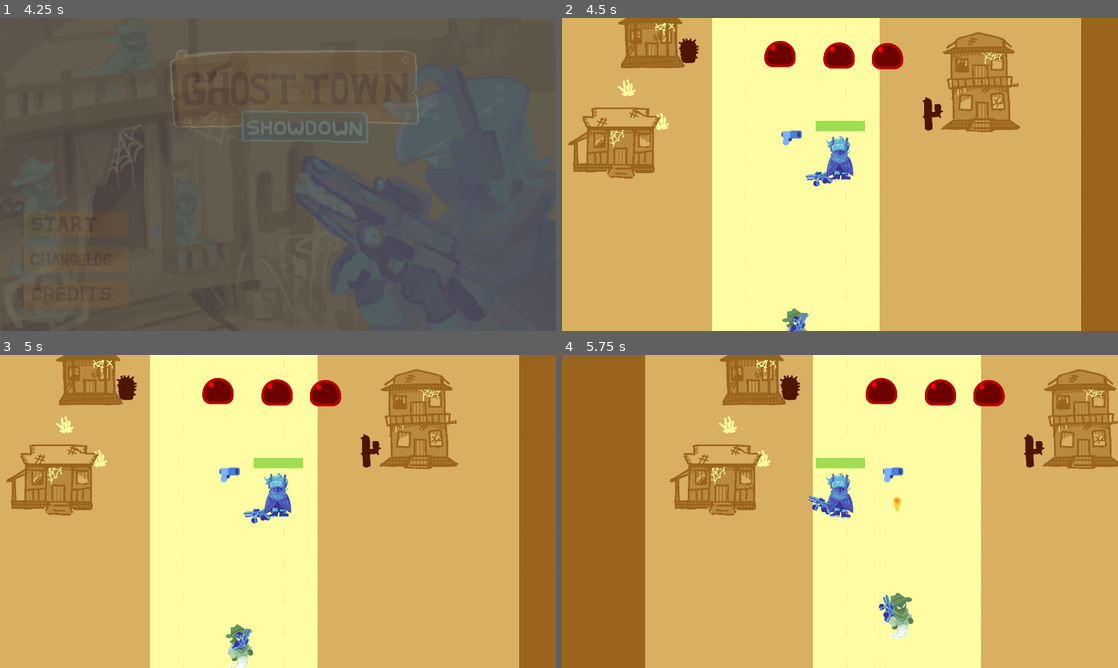
Above: before the commit, frames 1-4 (two rows, left to right).
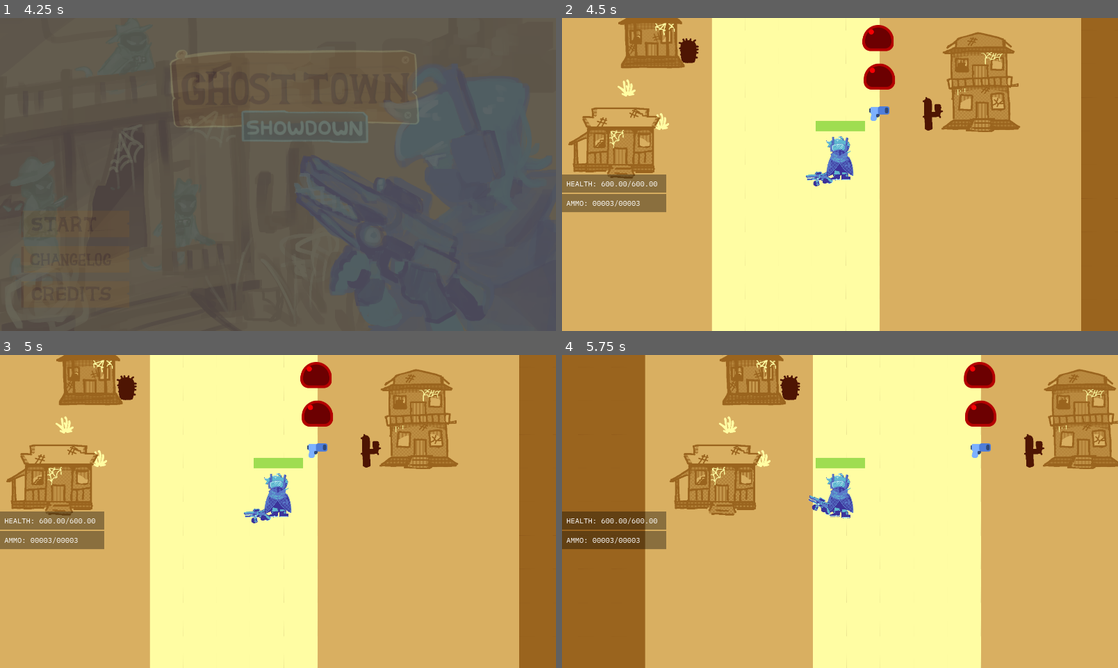
Above: after the commit, the same moments.

Repository: mid-at-coding/imgd-game
Game: Godot game, scene res://scenes/splash_screen.tscn
The game is run twice, just before and just after one commit, with the same random seed, the same clock (stepped at 60 frames per second) and the same inputs.
Inputs (mouse positions are in pixels of both pictures, inside the frame that each line leads up to):
- Up to frame 1 (4.25 s): tap Enter (accept_pickup) at 0.5, 1.35, 2, 2.85 s; move the mouse to (400, 158) at 0.52 s; hold D (move_right) 0.53-1.28 s; hold Enter (accept_pickup) 0.53-1.28 s; click (400, 158) at 0.67 s; move the mouse to (166, 190) at 1.27 s; hold S (move_down) 1.28-2.03 s; move the mouse to (333, 105) at 2.02 s; hold D (move_right) 2.03-2.78 s; hold Enter (accept_pickup) 2.03-2.78 s; move the mouse to (250, 237) at 2.77 s; hold W (move_up) 2.78-3.53 s; click (250, 237) at 2.92 s; move the mouse to (444, 221) at 3.52 s; hold A (move_left) from 3.53 s (still down); hold Enter (accept_pickup) from 3.53 s (still down)
- Up to frame 2 (4.5 s): release A (move_left) at 4.25 s; release Enter (accept_pickup) at 4.25 s; click (639, 224) at 4.25 s
- Up to frame 3 (5 s): no input
- Up to frame 4 (5.75 s): move the mouse to (673, 464) at 5.02 s; hold A (move_left) from 5.03 s (still down); tap Enter (accept_pickup) at 5.1 s

Frame 1 is identical in both runs. In frame 2, 4.5% of the frame differs, in the area x 0-62%, y 2-100%; in frame 3, 4.7%; in frame 4, 4.9%, in the area x 0-80%, y 2-91%.

Commit message:
feat: added barebones UI

Diff:
--- a/game/scenes/level1_game.tscn
+++ b/game/scenes/level1_game.tscn
@@ -10,8 +10,6 @@
 [ext_resource type="PackedScene" uid="uid://dvju3jcfcynad" path="res://scenes/saloon.tscn" id="7_a8y81"]
 [ext_resource type="PackedScene" uid="uid://b8447letixese" path="res://scenes/door.tscn" id="8_vq7yb"]
 [ext_resource type="PackedScene" uid="uid://dtt6j3lit86i4" path="res://scenes/pickup.tscn" id="10_lw0rm"]
-[ext_resource type="PackedScene" uid="uid://4a4h5aa2xyig" path="res://scenes/mob.tscn" id="10_nbohw"]
-[ext_resource type="PackedScene" uid="uid://xp88v303vdqs" path="res://scenes/parameter_gun.tscn" id="11_3ttha"]
 [ext_resource type="Texture2D" uid="uid://cswb5do8rrj7q" path="res://assets/art/pistol.png" id="11_kbsvw"]
 [ext_resource type="Script" uid="uid://c6i4d2u6eqgrw" path="res://scripts/level1_game_pickup_sprite.gd" id="12_rkm4h"]
 [ext_resource type="Script" uid="uid://bx7gx2juhxy5s" path="res://scripts/bullet_data.gd" id="12_uqpmc"]
@@ -73,28 +71,6 @@
 health = 0
 metadata/_custom_type_script = "uid://7nwxxdev5n8t"
 
-[sub_resource type="Resource" id="Resource_fjrip"]
-script = ExtResource("14_kbsvw")
-shoot = 1
-speed = 150
-spriteName = "Slime"
-ownerMask = 1
-metadata/_custom_type_script = "uid://d1746gglsvtso"
-
-[sub_resource type="Resource" id="Resource_lw0rm"]
-script = ExtResource("12_uqpmc")
-owner = 1
-metadata/_custom_type_script = "uid://bx7gx2juhxy5s"
-
-[sub_resource type="Resource" id="Resource_7cd6e"]
-script = ExtResource("13_aq4rc")
-fire_rate = 1
-bullets = 1
-bullet = SubResource("Resource_lw0rm")
-metadata/_custom_type_script = "uid://2hlvq8ucffqs"
-
-[sub_resource type="WorldBoundaryShape2D" id="WorldBoundaryShape2D_1donq"]
-
 [node name="Game" type="Node2D" unique_id=1823023380]
 y_sort_enabled = true
 script = ExtResource("1_tiom6")
@@ -150,7 +126,7 @@
 position = Vector2(-1, 98)
 
 [node name="Pickup" parent="." unique_id=1561076725 instance=ExtResource("10_lw0rm")]
-position = Vector2(955, 986)
+position = Vector2(1258, 903)
 diff = SubResource("Resource_pg2rt")
 type = 1
 create_hover = true
@@ -163,7 +139,7 @@
 script = ExtResource("12_rkm4h")
 
 [node name="Pickup2" parent="." unique_id=1492556882 instance=ExtResource("10_lw0rm")]
-position = Vector2(915, 697)
+position = Vector2(1258, 775)
 diff = SubResource("Resource_rkm4h")
 create_hover = true
 
@@ -176,7 +152,7 @@
 script = ExtResource("12_rkm4h")
 
 [node name="Pickup3" parent="." unique_id=1820550585 instance=ExtResource("10_lw0rm")]
-position = Vector2(1119, 702)
+position = Vector2(1254, 642)
 diff = SubResource("Resource_ve1sm")
 type = 2
 create_hover = true
@@ -190,7 +166,7 @@
 script = ExtResource("12_rkm4h")
 
 [node name="Pickup4" parent="." unique_id=649577813 instance=ExtResource("10_lw0rm")]
-position = Vector2(1286, 704)
+position = Vector2(1255, 502)
 diff = SubResource("Resource_elns2")
 type = 2
 create_hover = true
@@ -203,17 +179,4 @@
 texture = ExtResource("16_rkm4h")
 script = ExtResource("12_rkm4h")
 
-[node name="Mob" parent="." unique_id=1758012314 instance=ExtResource("10_nbohw")]
-position = Vector2(968, 1719)
-creature_data = SubResource("Resource_fjrip")
-
-[node name="ParameterGun" parent="Mob" unique_id=941152522 instance=ExtResource("11_3ttha")]
-position = Vector2(-19, 3)
-gun_data = SubResource("Resource_7cd6e")
-target = 1
-
-[node name="CollisionShape2D" type="CollisionShape2D" parent="." unique_id=1709796092]
-position = Vector2(968, 1719)
-shape = SubResource("WorldBoundaryShape2D_1donq")
-
 [editable path="Doors/Door_Saloon"]
--- a/game/scenes/player.tscn
+++ b/game/scenes/player.tscn
@@ -6,6 +6,8 @@
 [ext_resource type="PackedScene" uid="uid://xp88v303vdqs" path="res://scenes/parameter_gun.tscn" id="3_qhqgy"]
 [ext_resource type="Script" uid="uid://bx7gx2juhxy5s" path="res://scripts/bullet_data.gd" id="4_qlg0r"]
 [ext_resource type="Script" uid="uid://2hlvq8ucffqs" path="res://scripts/gun_data.gd" id="5_tuyoq"]
+[ext_resource type="Script" uid="uid://c5qutix84lema" path="res://scripts/happy_boo_vitals_display.gd" id="7_smehm"]
+[ext_resource type="Theme" uid="uid://bavulhgkdvqfg" path="res://themes/pickupLabel.tres" id="8_ur7pv"]
 
 [sub_resource type="Resource" id="Resource_lw0rm"]
 script = ExtResource("2_tuyoq")
@@ -34,6 +36,13 @@
 
 [sub_resource type="StyleBoxFlat" id="StyleBoxFlat_a5sny"]
 bg_color = Color(0.623529, 0.866667, 0.317647, 1)
+
+[sub_resource type="StyleBoxFlat" id="StyleBoxFlat_y4r1p"]
+content_margin_left = 15.0
+content_margin_top = 15.0
+content_margin_right = 15.0
+content_margin_bottom = 15.0
+bg_color = Color(0, 0, 0, 0.3647059)
 
 [node name="Player" type="CharacterBody2D" unique_id=1546396198]
 motion_mode = 1
@@ -72,4 +81,30 @@
 value = 100.0
 show_percentage = false
 
+[node name="VitalsDisplay" type="VBoxContainer" parent="." unique_id=2111633980]
+unique_name_in_owner = true
+z_index = 3
+offset_left = -960.0
+offset_right = -600.0
+offset_bottom = 314.0
+script = ExtResource("7_smehm")
+
+[node name="HealthDisplay" type="RichTextLabel" parent="VitalsDisplay" unique_id=1104343476]
+clip_contents = false
+layout_mode = 2
+theme = ExtResource("8_ur7pv")
+theme_override_styles/normal = SubResource("StyleBoxFlat_y4r1p")
+text = "HEALTH"
+fit_content = true
+scroll_active = false
+
+[node name="AmmoDisplay" type="RichTextLabel" parent="VitalsDisplay" unique_id=1716619253]
+clip_contents = false
+layout_mode = 2
+theme = ExtResource("8_ur7pv")
+theme_override_styles/normal = SubResource("StyleBoxFlat_y4r1p")
+text = "AMMO"
+fit_content = true
+scroll_active = false
+
 [connection signal="health_depleted" from="HappyBoo" to="." method="_on_happy_boo_health_depleted"]
--- a/game/scripts/happy_boo.gd
+++ b/game/scripts/happy_boo.gd
@@ -1,39 +1,47 @@
 # This script plays idle and walk animations
 # Parameters:
-#   damage_rate: How much damage to take per second per enemy
 # Tree:
 # [happy_boo] : Node2D
-# |_ %AnimationPlayer : AnimationPlayer
+# |_ $AnimatedSprite2D : AnimatedSprite2D
 # |_ %HealthBar : ProgressBar
+# |_ %VitalsDisplay : Implements .display(Creature)
 # |_ %HurtBox : Area2D
 # TODO adjust happyboo code to be new Player code (code that uses %AnimationPlayer are old)
 extends Node2D
 
 signal health_depleted
-@export var damage_rate = 6.0
-@onready var animated_sprite_2d: AnimatedSprite2D = $AnimatedSprite2D
+var _last_creature_read : float = 0.2
+const _creature_read_time : float = 0.1
 
 # Plays idle animation
 func play_idle():
-	animated_sprite_2d.play("idle")
-	%AnimationPlayer.play("idle")
-
+	$AnimatedSprite2D.play("idle")
 
 # Plays walk animation
 func play_walk():
-	animated_sprite_2d.play("walk")
-	%AnimationPlayer.play("walk")
+	$AnimatedSprite2D.play("walk")
 
 # There is no hurt animation, currently
 func play_hurt(health):
 	%HealthBar.value = health
 
+# Update UI
+func _creature_read():
+	var creature : Creature = get_parent()
+	%HealthBar.value = creature.health
+	%HealthBar.max_value = creature.creature_data.maxhealth
+	%VitalsDisplay.display(creature)
+
 # Update sprite
-func _physics_process(_delta: float) -> void:
+func _physics_process(delta: float) -> void:
+	_last_creature_read += delta
+	if (_last_creature_read > _creature_read_time):
+		_last_creature_read = 0
+		_creature_read()
 	var direction := Input.get_axis("move_left", "move_right")
 	# Flip based on input direction
 	if direction != 0:
-		animated_sprite_2d.flip_h = direction > 0
+		$AnimatedSprite2D.flip_h = direction > 0
 
 # Raise death signal
 func die():
--- /dev/null
+++ b/game/scripts/happy_boo_vitals_display.gd
@@ -0,0 +1,15 @@
+## This script shows the UI given a Creature
+# Parameters: None
+# Tree:
+# [happy_boo_vitals_display.gd] : VBoxContainer
+# |_ HealthDisplay : RichTextLabel
+# |_ AmmoDisplay : RichTextLabel
+extends VBoxContainer
+
+func display(creature : Creature) -> void:
+	$HealthDisplay.clear()
+	$HealthDisplay.add_text("HEALTH: %05.2f/%05.2f" % \
+		[creature.health, creature.creature_data.maxhealth])
+	$AmmoDisplay.clear()
+	$AmmoDisplay.add_text("AMMO: %05d/%05d" % \
+		[creature.gun.ammo, ParameterGun.get_consumption(creature.gun.gun_data)])
--- a/game/scripts/pickup.gd
+++ b/game/scripts/pickup.gd
@@ -47,11 +47,11 @@
 
 func _compare_prop(first : float, second : float) -> String:
 	const format = "%08.2f [color=%s](%+08.2f)[/color]"
-	var regex = RegEx.create_from_string("(0+)([0-9]*)\\.")
+	var regex = RegEx.create_from_string("(0+)([0-9]+)\\.")
 	return \
 	regex.sub(format % \
 	[first,
-	"green" if first > second else "red" if first < second else "grey",
+	"green" if first > second else "red" if first < second else "dim_gray",
 	first - second], "[color=dim_gray]$1[/color]$2.")
 
 # Updates the data within the hover before showing if we own it
Not shown, added: game/scripts/happy_boo_vitals_display.gd.uid
